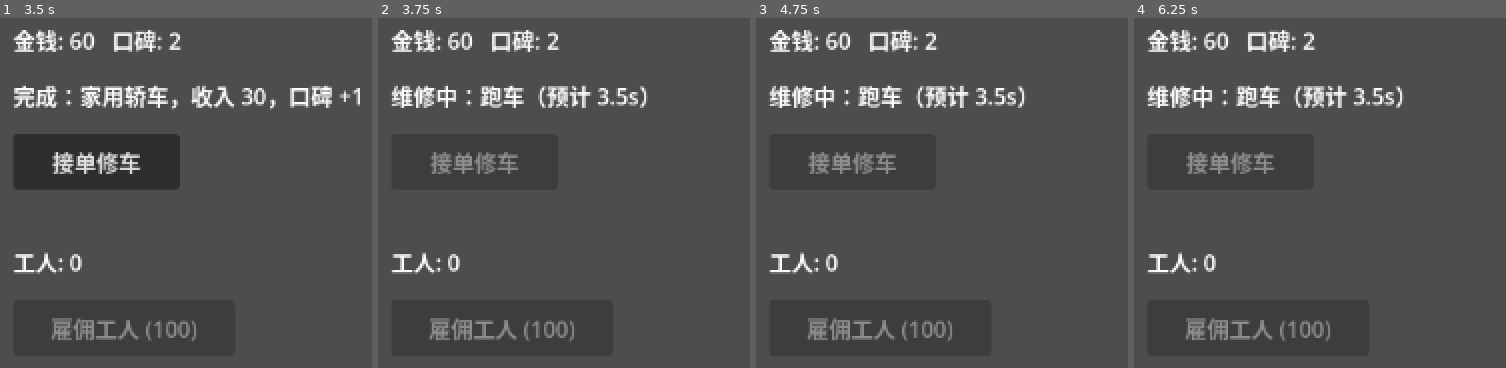
Above: before the commit, frames 1-4 (left to right).
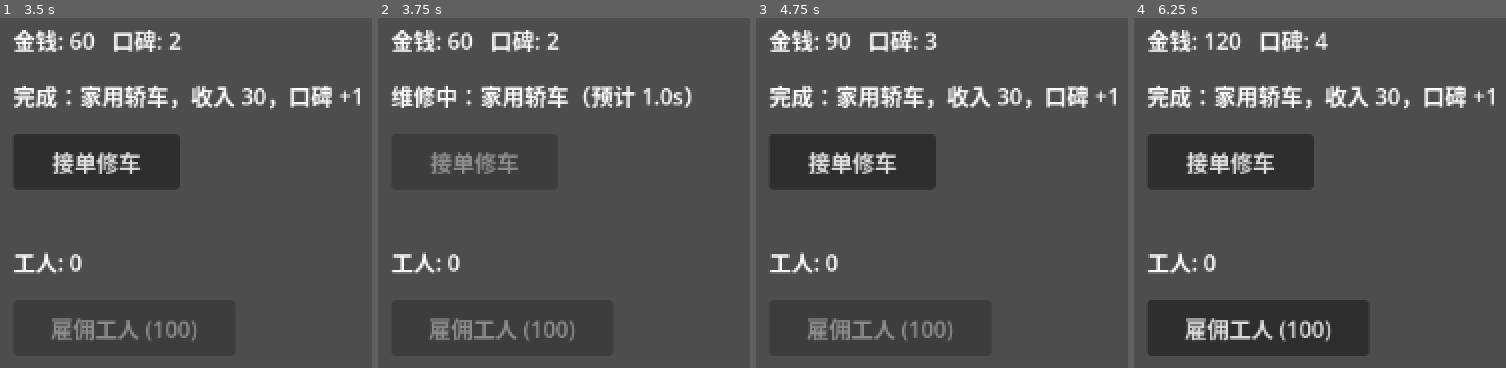
Above: after the commit, the same moments.

Repository: XinLiucc/cocos-game-project
Game: Godot game, scene res://scenes/Main.tscn
Same seed, same stepped clock (60 frames per second), same inputs: the game is played once before the commit and once after it.
Inputs (mouse positions are in pixels of both pictures, inside the frame that each line leads up to):
- Up to frame 1 (3.5 s): click "接单修车" at 0.5 s; tap Enter at 1.25, 2.75 s; move the mouse to (outside the picture) at 1.27 s; hold D 1.28-2 s; tap B at 1.35 s; click (outside the picture) at 1.42 s; tap Space at 1.52, 2 s; drag from (outside the picture) to (outside the picture) at 2.02 s; move the mouse to (outside the picture) at 2.77 s; hold D from 2.78 s (still down); tap E at 2.85 s
- Up to frame 2 (3.75 s): release D at 3.5 s; tap Space at 3.5 s; drag from (outside the picture) to (627, 256) at 3.52 s
- Up to frame 3 (4.75 s): tap Enter at 4.25 s; move the mouse to (outside the picture) at 4.27 s; hold A from 4.28 s (still down); tap G at 4.35 s; tap Space at 4.52 s
- Up to frame 4 (6.25 s): release A at 5 s; tap Space at 5 s; drag from (1383, 256) to (outside the picture) at 5.02 s; move the mouse to (outside the picture) at 5.77 s; hold S from 5.78 s (still down); tap I at 5.85 s; click (outside the picture) at 5.92 s

Frame 1 is identical in both runs. In frame 2, 2.2% of the frame differs, in the area x 27-85%, y 19-26%; in frame 3, 4.3%; in frame 4, 6.3%, in the area x 3-97%, y 3-92%.

Commit message:
Filter available car types by reputation before random pick

Diff:
--- a/car_repair_shop/scripts/Main.gd
+++ b/car_repair_shop/scripts/Main.gd
@@ -33,7 +33,8 @@
 	if repairing:
 		return
 	repairing = true
-	current_order = ORDER_TYPES[randi() % ORDER_TYPES.size()]
+	var available_orders := ORDER_TYPES.filter(func(o: Resource) -> bool: return game_state.reputation >= o.min_reputation)
+	current_order = available_orders[randi() % available_orders.size()]
 	repair_button.disabled = true
 	var actual_time: float = current_order.repair_time * game_state.repair_time_multiplier()
 	order_label.text = "维修中：%s（预计 %.1fs）" % [current_order.car_name, actual_time]
